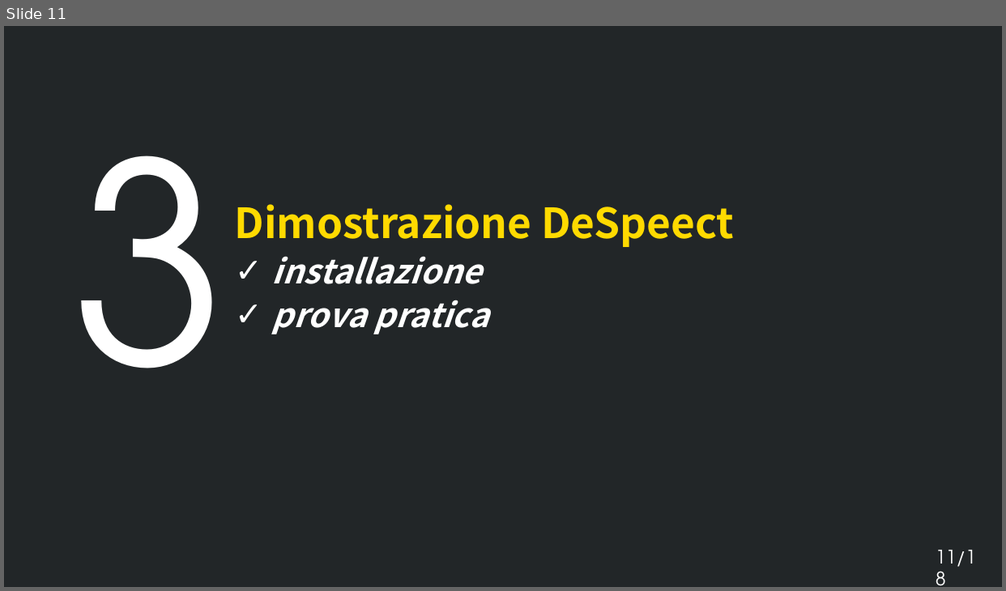
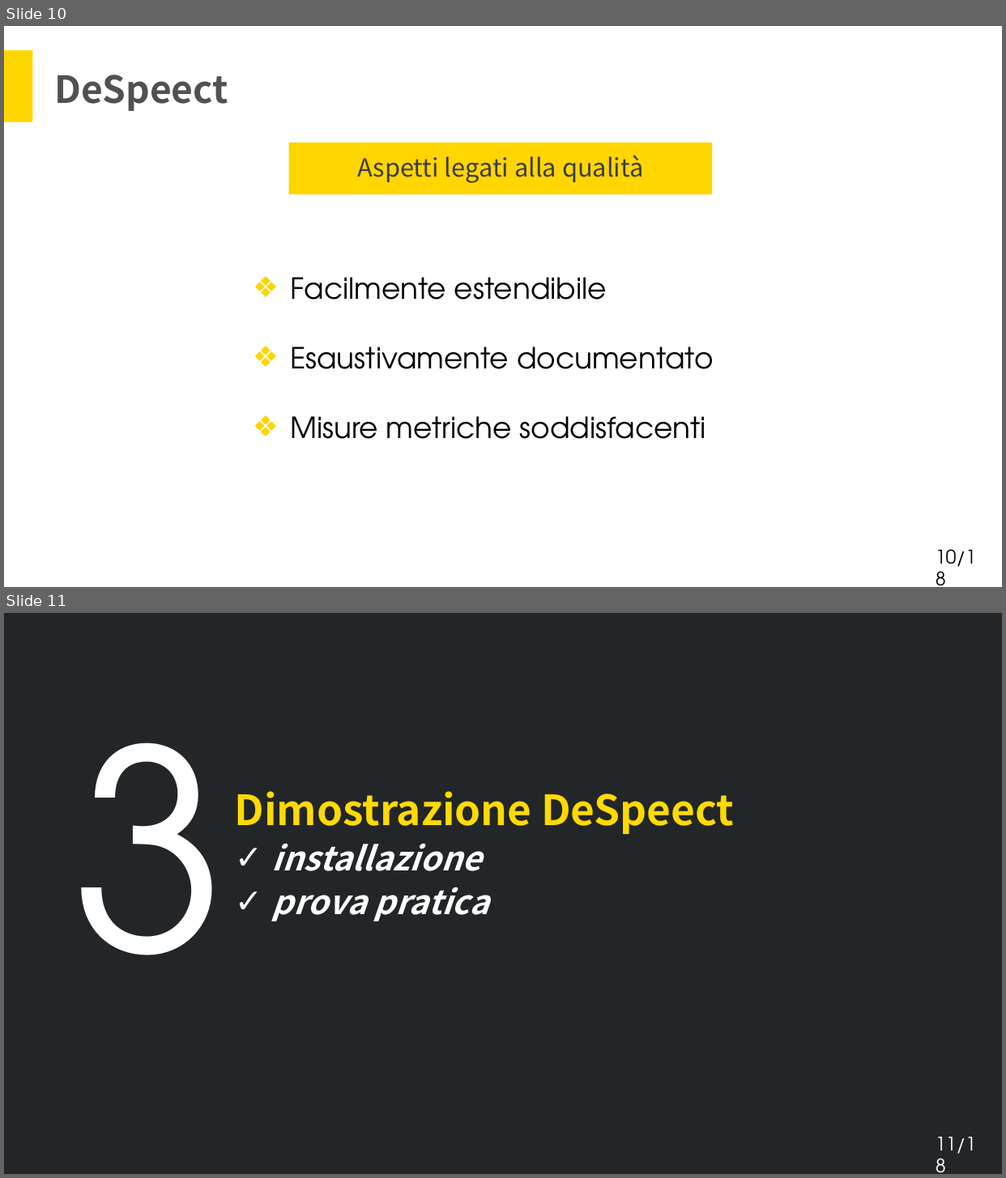
Before and after one commit to Italiaracerx/progettoSWE, a slide deck: Presentazioni/Presentazioni RA/Presentazione RA.pptx. Shown one above the other, each under a label of ours: slide 11 before the commit, slides 10 and 11 after it. The pictures are 1006x591 and 1006x1178 pixels, drawn with LibreOffice and Linux fonts; fonts in the diff are those of the drawing; background and template pictures are left out; a plain dark background stands for a picture behind light text. Boxes give left, top, right and bottom in pixels: in the first picture for what was removed or moved away, otherwise in the second. Text is boxed around its words. In the diff, an @@ line names an element or a change of style, - is before the commit and + after.

```diff
--- a/Presentazioni/Presentazioni RA/Presentazione RA.pptx
+++ b/Presentazioni/Presentazioni RA/Presentazione RA.pptx
@@ slide 10 added at (4,26,1002,587), background #FFFFFF @@
@@ rectangle added at (4,50,32,122), fill #FFD600 @@
@@ text added at (55,75,228,111), 36 pt, text #515151, bold @@
+DeSpeect
@@ pentagon arrow added at (289,143,712,194), fill #FFD600 @@
@@ text added at (357,155,644,183), 24 pt, text #3D3D3D @@
+Aspetti legati alla qualità
@@ text added at (290,277,714,439), 28 pt, text #000000 @@
+❖ Facilmente estendibile
+❖ Esaustivamente documentato
+❖ Misure metriche soddisfacenti
@@ text added at (936,549,976,573), 18 pt, text #000000 @@
+10/18
```
Also in this commit, not shown: 7 slides changed, 1 slide removed.
